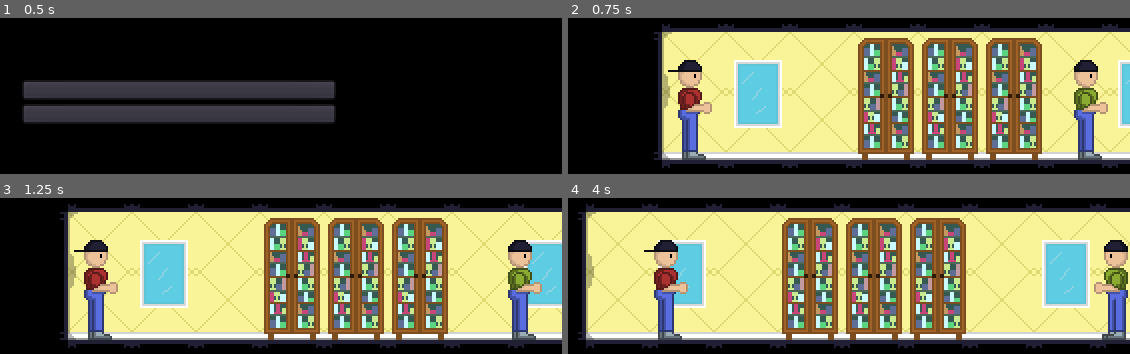
Above: before the commit, frames 1-4 (two rows, left to right).
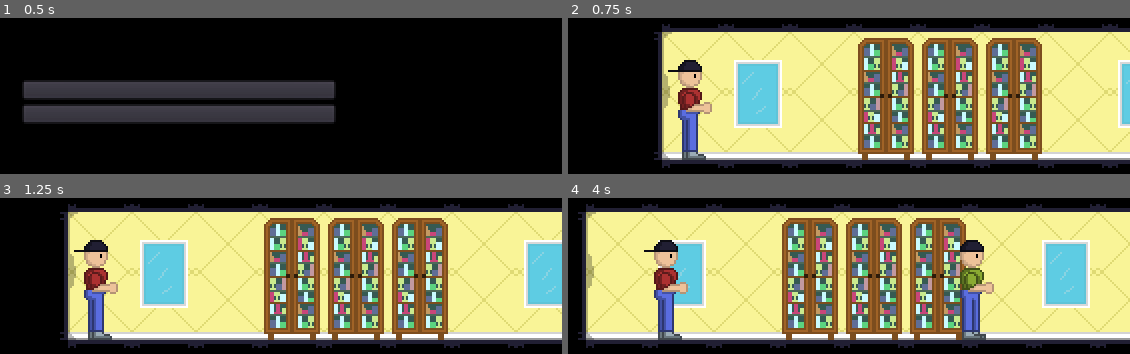
Above: after the commit, the same moments.

Repository: djfrailey/itchio-gamejam-2022
Game: Godot game, scene res://scenes/MainMenu.tscn
Two runs of this game, one before a commit and one after it. Both use one fixed random seed, a clock stepped at 60 frames per second and the inputs below.
Inputs:
- Up to frame 1 (0.5 s): no input
- Up to frame 2 (0.75 s): click "PLAY" at 0.5 s
- Up to frame 3 (1.25 s): no input
- Up to frame 4 (4 s): hold Right (ui_right) 1.28-2.03 s; tap Space (ui_select) at 1.52, 2.27, 3.77 s; hold Left (ui_left) 2.03-2.78 s; hold Right (ui_right) from 2.78 s (still down)

Frame 1 is identical in both runs. In frame 2, 2.3% of the frame differs, in the area x 90-97%, y 26-92%; in frame 3, 2.3%; in frame 4, 4.8%, in the area x 69-100%, y 26-92%.

Commit message:
Allow Actors to start flipped

Diff:
--- a/Actor.gd
+++ b/Actor.gd
@@ -19,7 +19,9 @@
 var _movement_direction : int = _MOVE_RIGHT
 
 func _ready():
-	print(self.get_name(), " animation connected")
+	if (scale.x == -1):
+		_movement_direction = _MOVE_LEFT
+
 	_animPlayer.connect("animation_finished", self, "_on_animPlayer_animation_finished")
 
 func _on_animPlayer_animation_finished(anim_name : String):
--- a/scenes/Level.tscn
+++ b/scenes/Level.tscn
@@ -66,5 +66,5 @@
 _movement_speed = 30.0
 
 [node name="Worker" parent="." instance=ExtResource( 2 )]
-position = Vector2( -334, -32 )
+position = Vector2( -263, -32 )
 _movement_speed = 30.0
